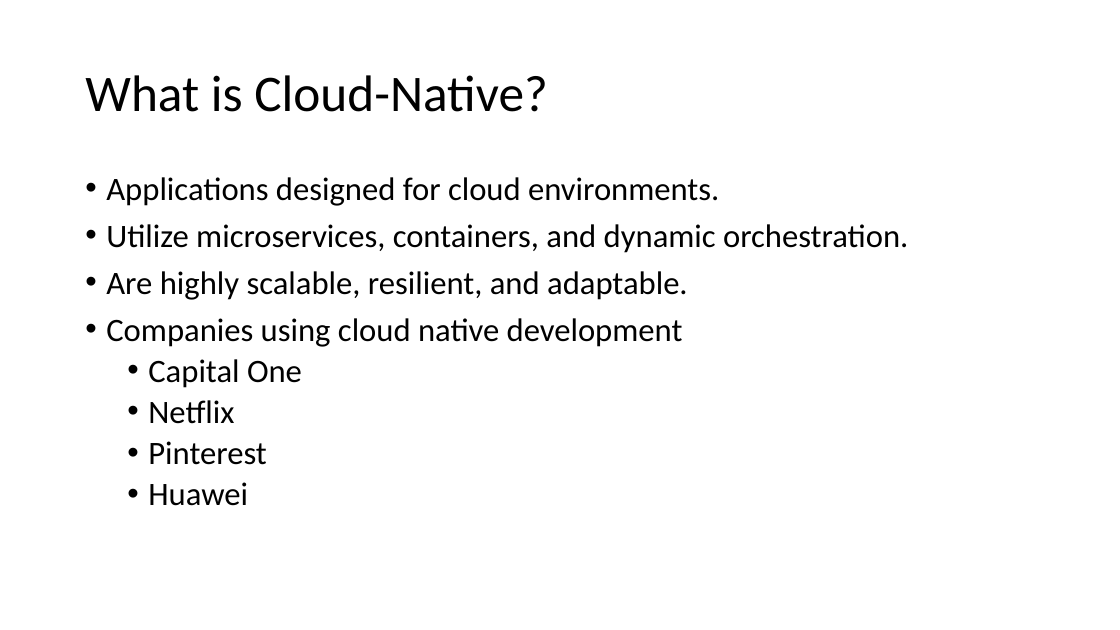
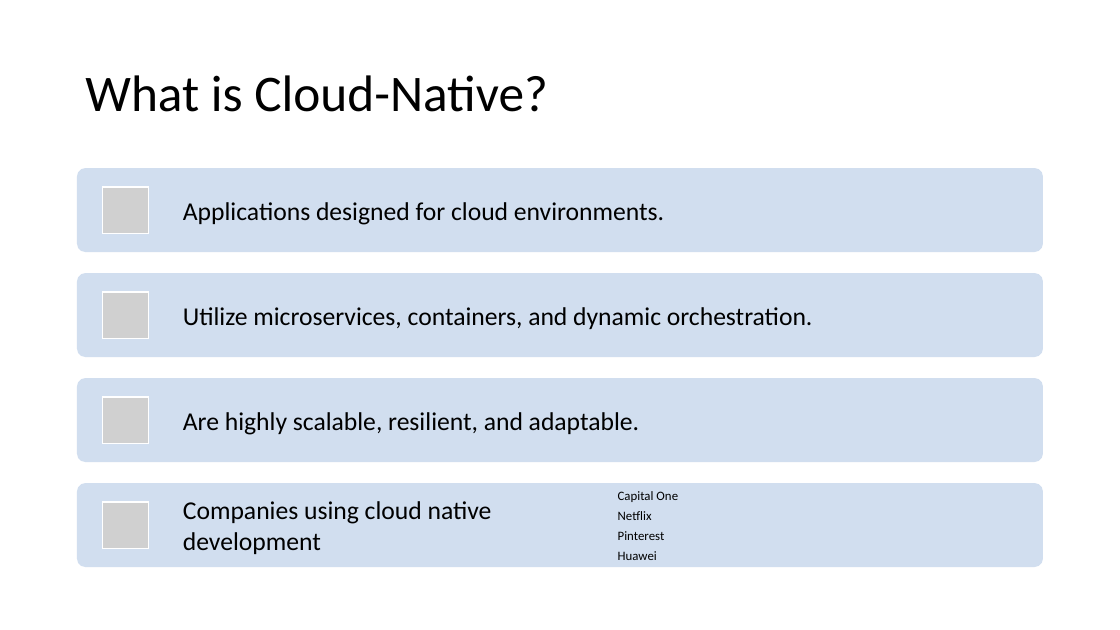
Before and after one commit to AitrichAcademyMeanStack/personal-finance-manager-workshop-ppts, a slide deck: slide 14 of Workshop-conclusion/MEAN Stack Conclusion.pptx. Drawn at 1120x630 pixels with LibreOffice and Linux fonts; fonts in the diff are those of the drawing; grey boxes stand for pictures. Boxes give left, top, right and bottom in pixels: in the first picture for what was removed or moved away, otherwise in the second. Text is boxed around its words. In the diff, an @@ line names an element or a change of style, - is before the commit and + after.

```diff
--- a/Workshop-conclusion/MEAN Stack Conclusion.pptx
+++ b/Workshop-conclusion/MEAN Stack Conclusion.pptx
@@ text removed at (x1=106, y1=177, x2=908, y2=506) @@
-• Applications designed for cloud environments.
-• Utilize microservices, containers, and dynamic orchestration.
-• Are highly scalable, resilient, and adaptable.
-• Companies using cloud native development
-  • Capital One
-  • Netflix
-  • Pinterest
-  • Huawei
@@ group added at (x1=77, y1=168, x2=1044, y2=567): 5 texts, 4 rounded rectangles, 4 pictures @@
+Applications designed for cloud environments.
+Utilize microservices, containers, and dynamic orchestration.
+Are highly scalable, resilient, and adaptable.
+Companies using cloud native development
+Capital One
+Netflix
+Pinterest
+Huawei
```
Also in this commit, not shown: 17 other slides changed, 1 other file.
